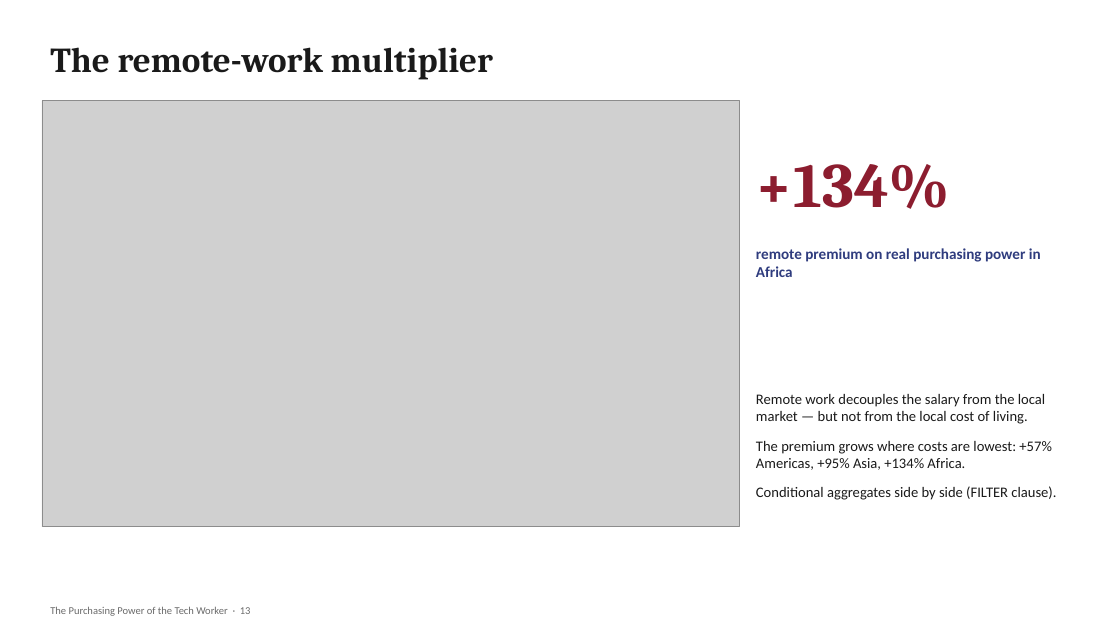
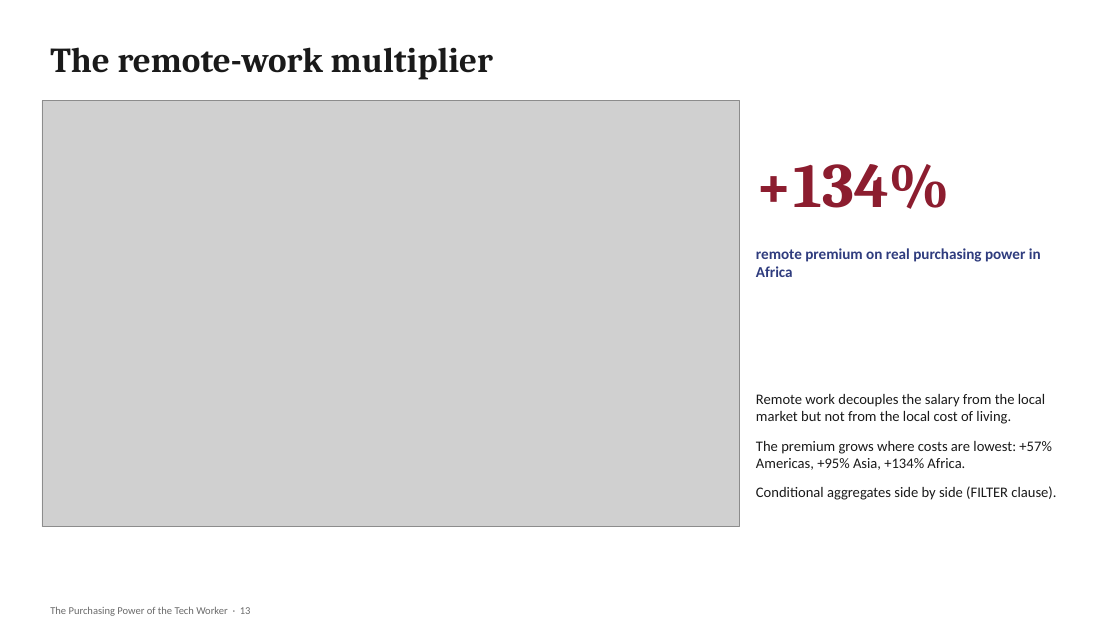
Before and after one commit to emasmisi/tech-worker-purchasing-power-dw, a slide deck: slide 13 of presentation/TechWorker_DW_Presentation.pptx. Drawn at 1120x630 pixels with LibreOffice and Linux fonts; fonts in the diff are those of the drawing; grey boxes stand for pictures. Boxes give left, top, right and bottom in pixels: in the first picture for what was removed or moved away, otherwise in the second. Text is boxed around its words. In the diff, an @@ line names an element or a change of style, - is before the commit and + after.

```diff
--- a/presentation/TechWorker_DW_Presentation.pptx
+++ b/presentation/TechWorker_DW_Presentation.pptx
@@ text at bbox=[756, 394, 1045, 424]: text changed @@
-Remote work decouples the salary from the local market — but not from the local cost of living.
+Remote work decouples the salary from the local market but not from the local cost of living.
```
Also in this commit, not shown: 15 other slides changed, 4 other files.
